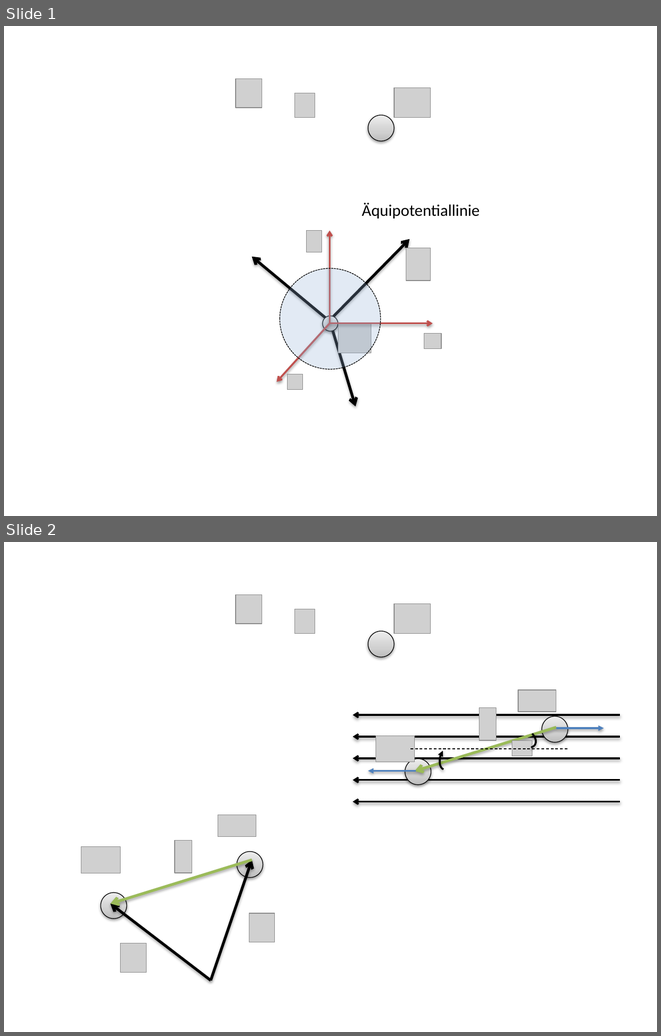
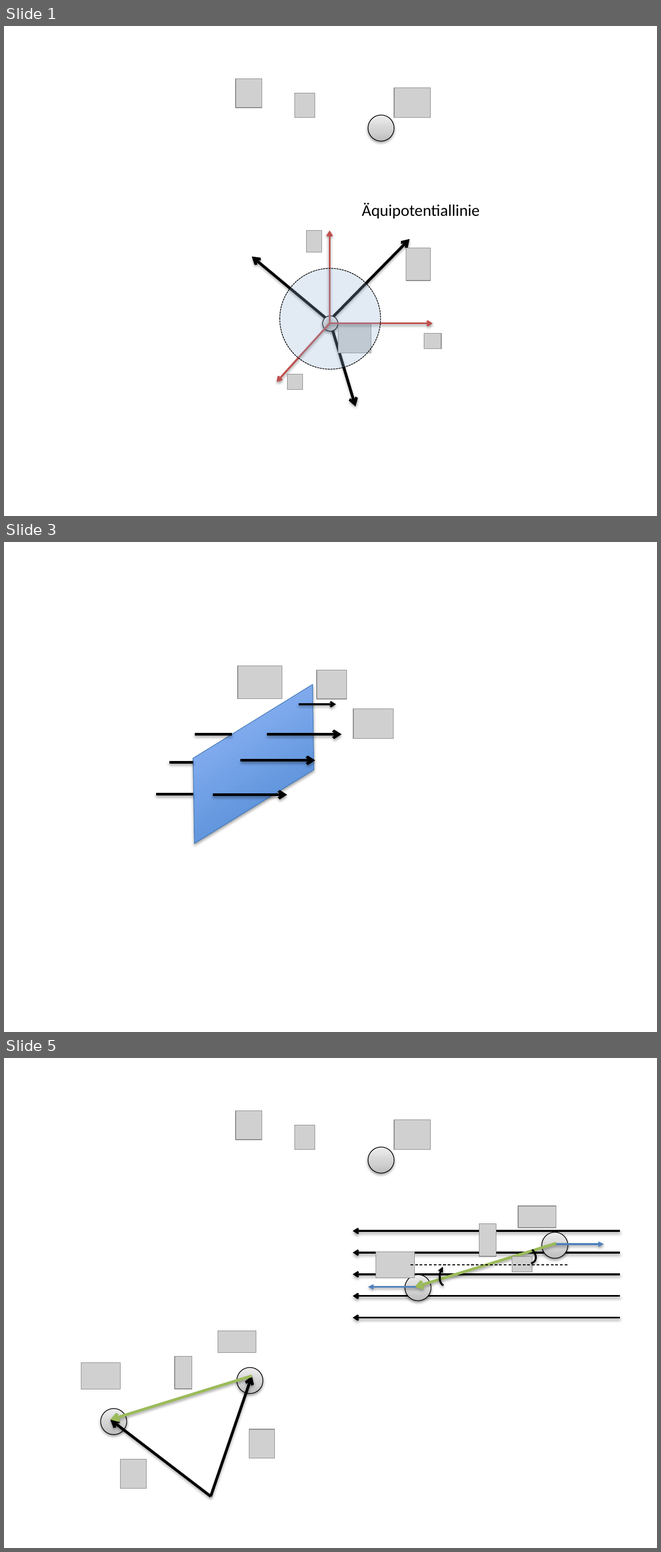
Before and after one commit to cdohl/physik2, a slide deck: figures/Presentation1.pptx. Shown one above the other, each under a label of ours: slides 1 and 2 before the commit, slides 1, 3 and 5 after it; the slides between them are not shown. The pictures are 661x1036 and 661x1552 pixels, drawn with LibreOffice and Linux fonts; fonts in the diff are those of the drawing; grey boxes stand for pictures. Boxes give left, top, right and bottom in pixels: in the first picture for what was removed or moved away, otherwise in the second. Text is boxed around its words. In the diff, an @@ line names an element or a change of style, - is before the commit and + after.

```diff
--- a/figures/Presentation1.pptx
+++ b/figures/Presentation1.pptx
@@ slide 3 added at [4, 542, 657, 1032], background #FFFFFF @@
@@ picture added at [238, 666, 282, 699] @@
@@ parallelogram added at [156, 685, 351, 844], fill gradient #3F80CE to #A4C4FF, outline #4B7EBC 0.75 pt @@
@@ picture added at [317, 670, 347, 699] @@
@@ arrow added from (299, 704) to (336, 704), #000000 2 pt @@
@@ picture added at [353, 708, 393, 739] @@
@@ line added from (195, 734) to (232, 734), #000000 3 pt @@
@@ arrow added from (267, 734) to (342, 734), #000000 3 pt @@
@@ line added from (169, 762) to (193, 762), #000000 3 pt @@
@@ arrow added from (240, 760) to (316, 760), #000000 3 pt @@
@@ line added from (156, 794) to (193, 794), #000000 3 pt @@
@@ arrow added from (212, 795) to (288, 795), #000000 3 pt @@
@@ what was slide 2 is now slide 5 @@
```
Also in this commit, not shown: 3 other slides added, 13 other files.
